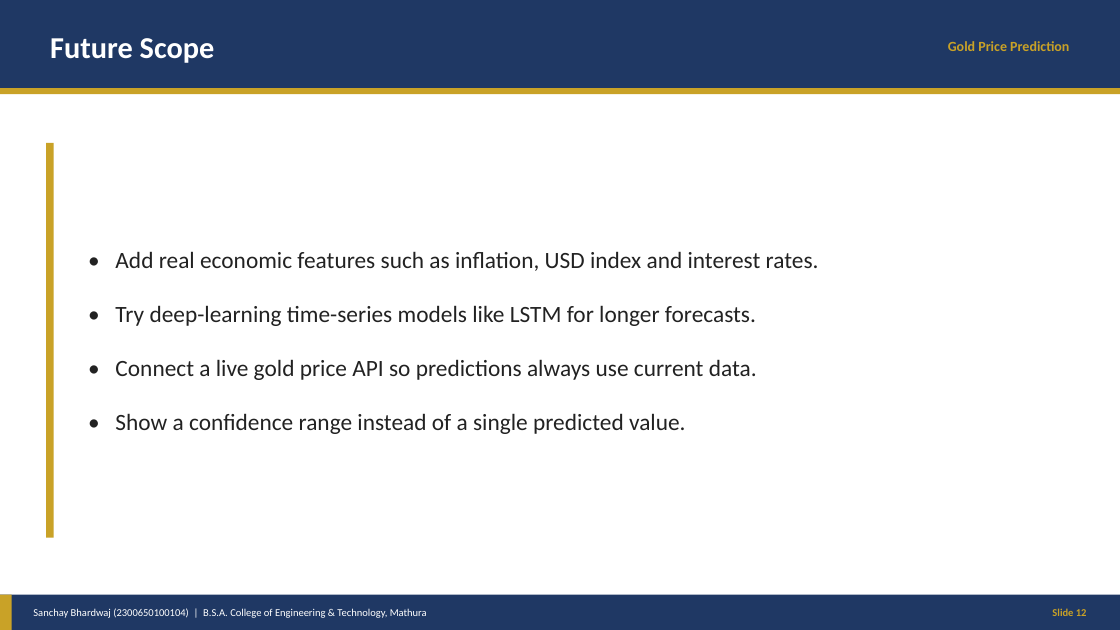
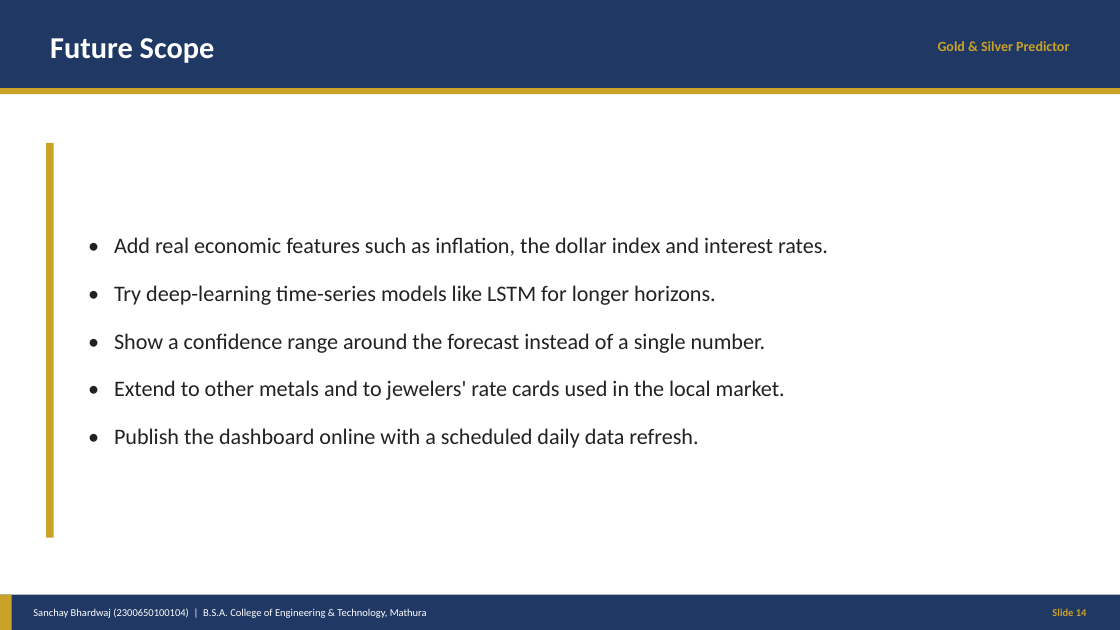
Before and after one commit to sanchaybhardwaj411-alt/gold-price-prediction, a slide deck: slide 14 of docs/Gold-Price-Prediction-Presentation.pptx (slide 12 before the commit). Drawn at 1120x630 pixels with LibreOffice and Linux fonts; fonts in the diff are those of the drawing. Boxes give left, top, right and bottom in pixels: in the first picture for what was removed or moved away, otherwise in the second. Text is boxed around its words. In the diff, an @@ line names an element or a change of style, - is before the commit and + after.

Commit message:
Replace the desktop GUI with a live gold + silver web dashboard
The Tkinter window was hard to read and only knew about gold. The new
dashboard fetches real prices from public APIs, converts them to rupees
per gram and per kg, and forecasts 12 months for both metals starting
from today's live price instead of the end of the training file.

```diff
--- a/docs/Gold-Price-Prediction-Presentation.pptx
+++ b/docs/Gold-Price-Prediction-Presentation.pptx
@@ text at (938,41,1069,51): text changed @@
-Gold Price Prediction
+Gold & Silver Predictor
@@ text at (114,237,828,448): text changed; size 20 to 19 pt @@
-• Add real economic features such as inflation, USD index and interest rates.
-• Try deep-learning time-series models like LSTM for longer forecasts.
-• Connect a live gold price API so predictions always use current data.
-• Show a confidence range instead of a single predicted value.
+• Add real economic features such as inflation, the dollar index and interest rates.
+• Try deep-learning time-series models like LSTM for longer horizons.
+• Show a confidence range around the forecast instead of a single number.
+• Extend to other metals and to jewelers' rate cards used in the local market.
+• Publish the dashboard online with a scheduled daily data refresh.
@@ text at (1052,608,1087,616): text changed @@
-Slide 12
+Slide 14
```
Also in this commit, not shown: 11 other slides changed, 2 slides added, 21 other files.
